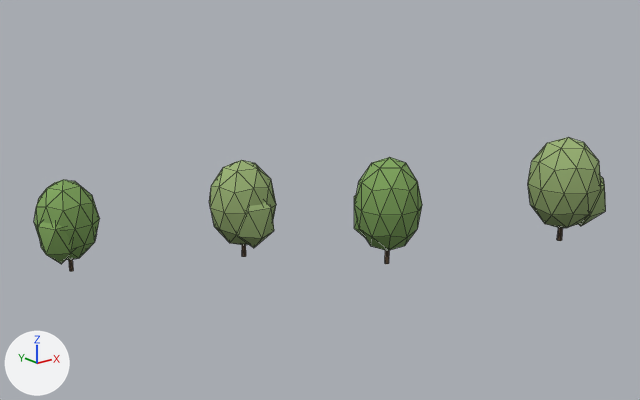
Two versions of the glTF model viewer/districts/2050-linkeroever/chunks/c_-7_-3.glb, one commit apart.
Both versions are drawn from a 50 mm camera at (-1638.4, -658.2, 32.0) aimed at (-1586.0, -592.8, 5.8). Arrows for +X, +Y and +Z are at lower left; the lights stay in place. The older version comes first. Mesh edges are drawn as thin lines. Vertices at exactly the same position are counted once.

Script lines for the objects in view, before the commit:
```python
me_tree_round_0 = bpy.data.meshes.new('tree_round_0')
me_tree_round_0.from_pydata(...)  # 66 vertices, 120 faces; spans x -0.68..0.68, y -0.7..0.7, z -1.0..1.0
me_tree_round_0.materials.append(mat_tree_vc)
# before: 7 (-0.01, 0.03, 0.06), 8 (0.01, 0.02, 0.06), 14 (0.01, -0.02, 0.06), 20 (-0.01, -0.03, 0.06), 27 (-0.04, -0.02, 0.06)
# before: 29 (-0.04, 0.02, 0.06)
me_tree_round_1 = bpy.data.meshes.new('tree_round_1')
me_tree_round_1.from_pydata(...)  # 66 vertices, 120 faces; spans x -0.68..0.68, y -0.7..0.7, z -1.0..1.0
me_tree_round_1.materials.append(mat_tree_vc)
# before: 7 (-0.01, 0.03, 0.06), 8 (0.01, 0.02, 0.06), 14 (0.01, -0.02, 0.06), 20 (-0.01, -0.03, 0.06), 27 (-0.04, -0.02, 0.06)
# before: 29 (-0.04, 0.02, 0.06)
ob_tree_round_0 = bpy.data.objects.new('tree_round_0', me_tree_round_0)
ob_tree_round_0.parent = ob_trees__7__3_0
ob_tree_round_0.location = (-0.0599, 0.00987, 4.55)
ob_tree_round_0.rotation_euler = (0.0, 0.0, 2.978)  # degrees (0, 0, 171)
ob_tree_round_0.scale = (4.3, 4.3, 4.55)
ob_tree_round_0_001 = bpy.data.objects.new('tree_round_0.001', me_tree_round_0)
ob_tree_round_0_001.parent = ob_trees__7__3_0
ob_tree_round_0_001.location = (25.03, -17.52, 5.39)
ob_tree_round_0_001.rotation_euler = (0.0, 0.0, 0.911)  # degrees (0, 0, 52)
ob_tree_round_0_001.scale = (4.7, 4.7, 5.39)
ob_tree_round_1 = bpy.data.objects.new('tree_round_1', me_tree_round_1)
ob_tree_round_1.parent = ob_trees__7__3_1
ob_tree_round_1.location = (15.07, -7.227, 4.985)
ob_tree_round_1.rotation_euler = (0.0, 0.0, -2.388)  # degrees (0, 0, -137)
ob_tree_round_1.scale = (4.81, 4.81, 4.99)
ob_tree_round_1_001 = bpy.data.objects.new('tree_round_1.001', me_tree_round_1)
ob_tree_round_1_001.parent = ob_trees__7__3_1
ob_tree_round_1_001.location = (43.73, -24.09, 5.57)
ob_tree_round_1_001.rotation_euler = (0.0, 0.0, -1.558)  # degrees (0, 0, -89)
ob_tree_round_1_001.scale = (5.46, 5.46, 5.57)
```
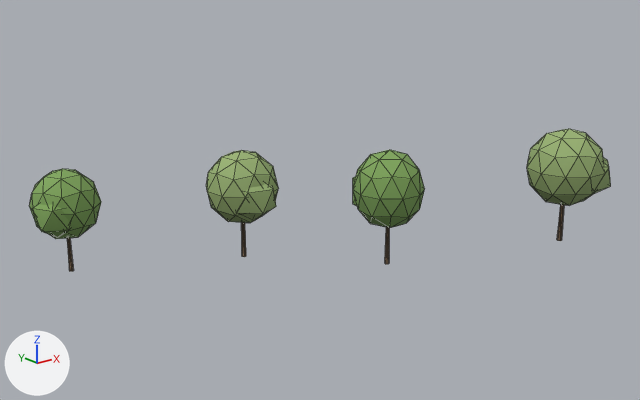
What the commit changed:
me_tree_round_0 is used by ob_tree_round_0; parent ob_trees__7__3_0; location (-0.0599, 0.00987, 4.55); rotation (0.0, 0.0, 2.978), in degrees (0, 0, 171); scale (4.3, 4.3, 4.55).
me_tree_round_0 had 66 vertices, 120 faces and spanned x -0.68..0.68, y -0.7..0.7, z -1.0..1.0.
me_tree_round_0 now has 66 vertices, 120 faces and spans x -0.67..0.67, y -0.69..0.69, z -1.0..1.0.
me_tree_round_0 part 1: the loose piece of 42 vertices spanning x -0.68..0.65, y -0.7..0.7, z -0.76..1.0 is scaled about its middle by (0.989, 0.989, 0.767), then moved by (0.0, 0.0, 0.21).
me_tree_round_0 part 2: the loose piece of 12 vertices spanning x -0.17..0.68, y -0.13..0.68, z -0.72..0.52 is scaled about its middle by (0.989, 0.989, 0.712), then moved by (0.0, 0.0, 0.32).
Part 3, on me_tree_round_0:
Vertices 7, 8, 14, 20, 27, 29 of me_tree_round_0 move by (0.0, 0.0, -0.35).
me_tree_round_1 is used by ob_tree_round_1; parent ob_trees__7__3_1; location (15.07, -7.227, 4.985); rotation (0.0, 0.0, -2.388), in degrees (0, 0, -137); scale (4.81, 4.81, 4.99).
me_tree_round_1 had 66 vertices, 120 faces and spanned x -0.68..0.68, y -0.7..0.7, z -1.0..1.0.
me_tree_round_1 now has 66 vertices, 120 faces and spans x -0.67..0.67, y -0.69..0.69, z -1.0..1.0.
me_tree_round_1 part 4: the loose piece of 42 vertices spanning x -0.68..0.65, y -0.7..0.7, z -0.76..1.0 is scaled about its middle by (0.989, 0.989, 0.767), then moved by (0.0, 0.0, 0.21).
me_tree_round_1 part 5: the loose piece of 12 vertices spanning x -0.17..0.68, y -0.13..0.68, z -0.72..0.52 is scaled about its middle by (0.989, 0.989, 0.712), then moved by (0.0, 0.0, 0.32).
Part 6, on me_tree_round_1:
Vertices 7, 8, 14, 20, 27, 29 of me_tree_round_1 move by (0.0, 0.0, -0.35).
Object 'tree_round_0' (ob_tree_round_0) moves from (-0.0599, 0.00987, 4.55) to (-0.0655, 0.0108, 5.064).
Object 'tree_round_0' (ob_tree_round_0) is rescaled from (4.3, 4.3, 4.55) to (4.75, 4.75, 5.06).
Object 'tree_round_0.001' (ob_tree_round_0_001) moves from (25.03, -17.52, 5.39) to (25.03, -17.51, 5.747).
Object 'tree_round_0.001' (ob_tree_round_0_001) is rescaled from (4.7, 4.7, 5.39) to (5.0, 5.0, 5.75).
Object 'tree_round_1' (ob_tree_round_1) moves from (15.07, -7.227, 4.985) to (15.07, -7.23, 5.474).
Object 'tree_round_1' (ob_tree_round_1) is rescaled from (4.81, 4.81, 4.99) to (5.24, 5.24, 5.47).
Object 'tree_round_1.001' (ob_tree_round_1_001) moves from (43.73, -24.09, 5.57) to (43.73, -24.09, 5.999).
Object 'tree_round_1.001' (ob_tree_round_1_001) is rescaled from (5.46, 5.46, 5.57) to (5.83, 5.83, 6.0).

Location of each change, (x1, y1, x2, y2) in pixels of the pictures (640 x 400 px; the box of a moved part takes in the faces that stretch with it):
'tree_round_1.001', reshaped, moved, rescaled (8% wider, 8% taller)
    before: (528, 137, 606, 241)
    after: (527, 129, 611, 241)
'tree_round_0.001', reshaped, moved, rescaled (6% taller)
    before: (354, 157, 422, 264)
    after: (353, 150, 425, 264)
'tree_round_1', reshaped, moved, rescaled (9% wider, 10% taller)
    before: (209, 160, 276, 257)
    after: (206, 150, 279, 257)
'tree_round_0', reshaped, moved, rescaled (9% wider, 12% taller)
    before: (34, 180, 100, 271)
    after: (29, 169, 101, 271)
part 1 of me_tree_round_0, moved or reshaped
    before: (34, 157, 422, 260)
    after: (29, 150, 425, 239)
part 2 of me_tree_round_0, moved or reshaped
    before: (37, 195, 365, 264)
    after: (33, 176, 357, 238)
part 3 of me_tree_round_0, moved or reshaped (mostly hidden)
    before: (69, 250, 389, 271)
    after: (67, 227, 389, 271)
part 4 of me_tree_round_1, moved or reshaped
    before: (209, 137, 601, 245)
    after: (206, 129, 605, 223)
part 5 of me_tree_round_1, moved or reshaped
    before: (237, 176, 606, 248)
    after: (236, 158, 611, 220)
part 6 of me_tree_round_1, moved or reshaped (mostly hidden)
    before: (242, 228, 562, 257)
    after: (241, 205, 564, 257)
